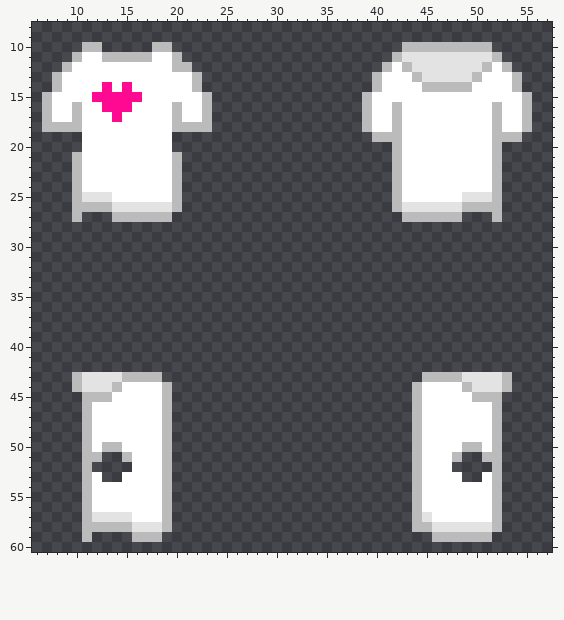
Edited in one commit: pixel-art sprite (resources/Textures/CSSR/Clothing/OuterClothing/Oversizes/oversizeHoodie.rsi/equipped-OUTERCLOTHING.png). That is the earlier state.
The file is 64x64 pixels. Colours within 5 levels of each other are drawn and written as one. Shown: x 6..57, y 8..60.
And afterwards:
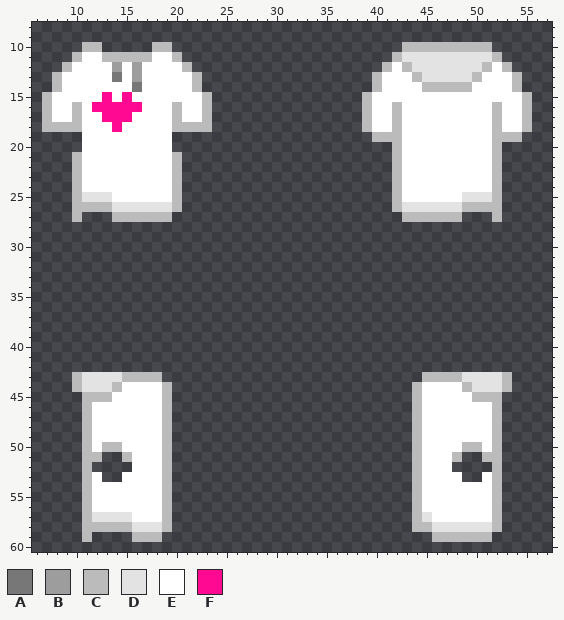
Palette (. is transparent): A #777777  B #9d9d9d  C #bbbbbb  D #e3e3e3  E #ffffff  F #ff0993
What changed:
y 12: x 14 E -> B; x 16 E -> B; x 20 C -> E
y 13: x 14 E -> A; x 16 E -> B
y 14: x 13 F -> E; x 15..16 FE -> EA
y 15: x 12 F -> E; x 14 F -> E; x 16 F -> E
y 16: x 12 E -> F; x 16 E -> F
y 17: x 13 E -> F; x 15 E -> F
y 18: x 14 E -> F
Boxes around the changes in both pictures, in picture pixels (x1, y1, x2, y2):
changed: (92, 62, 182, 132)
